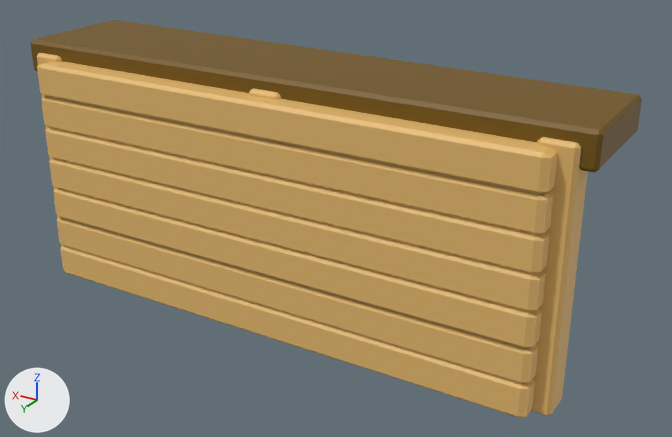
What one commit did to the FBX model Armadillo/Assets/Assets/Environment/Buildings/Shack1.fbx.
Before and after are seen from a 50 mm lens placed at (-0.139, 0.1943, 0.1375), pointed at (-0.0104, -0.02, 0.0304). Arrows for +X, +Y and +Z are at lower left; the lights stay in place. Where no turn or scale is listed for an object, it has been applied to the vertices.
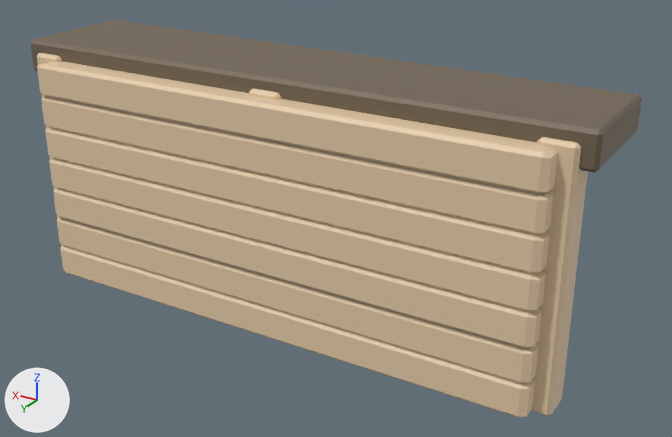
Pixel boxes [x1, y1, x2, y2] of what changed, in the pictures (672 x 437 px):
'pCube13', recoloured (orange to beige): [31, 20, 642, 418] in both

What changed in the scene script:
```text
Change mat_m_wood_platform:
    mat_m_wood_platform.base_color: (0.167, 0.0878, 0.0) -> (0.167, 0.127, 0.0835)  # brown #725400 -> brown #726452
Change mat_m_wood:
    mat_m_wood.base_color: (0.788, 0.488, 0.155) -> (0.788, 0.601, 0.394)  # orange #e6b96e -> beige #e6cca8
```
